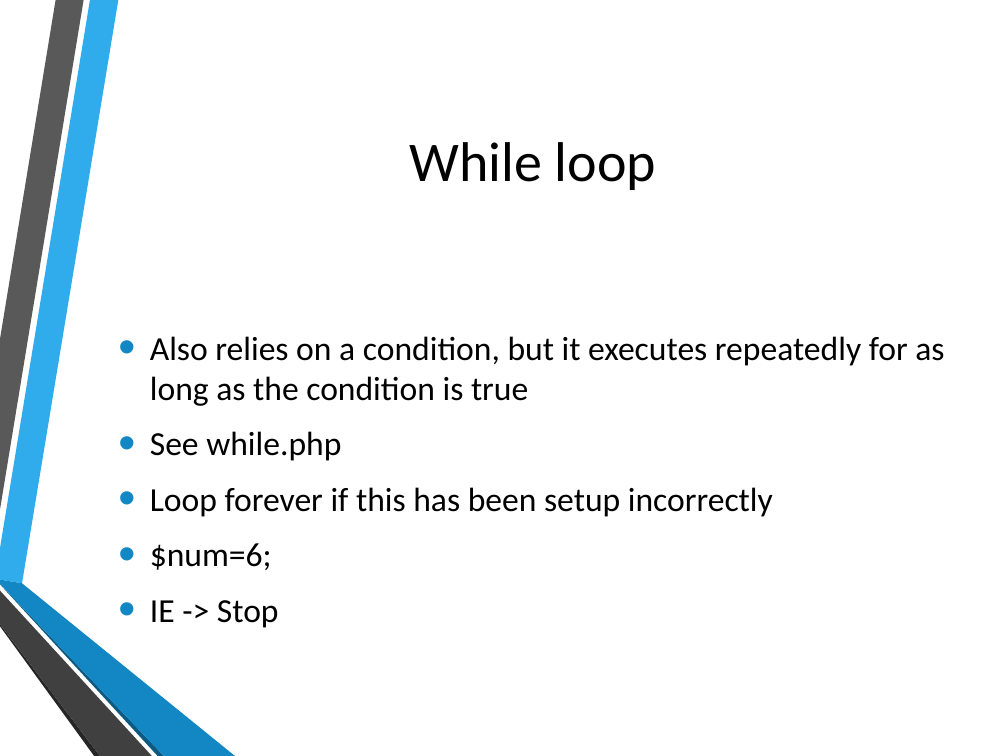
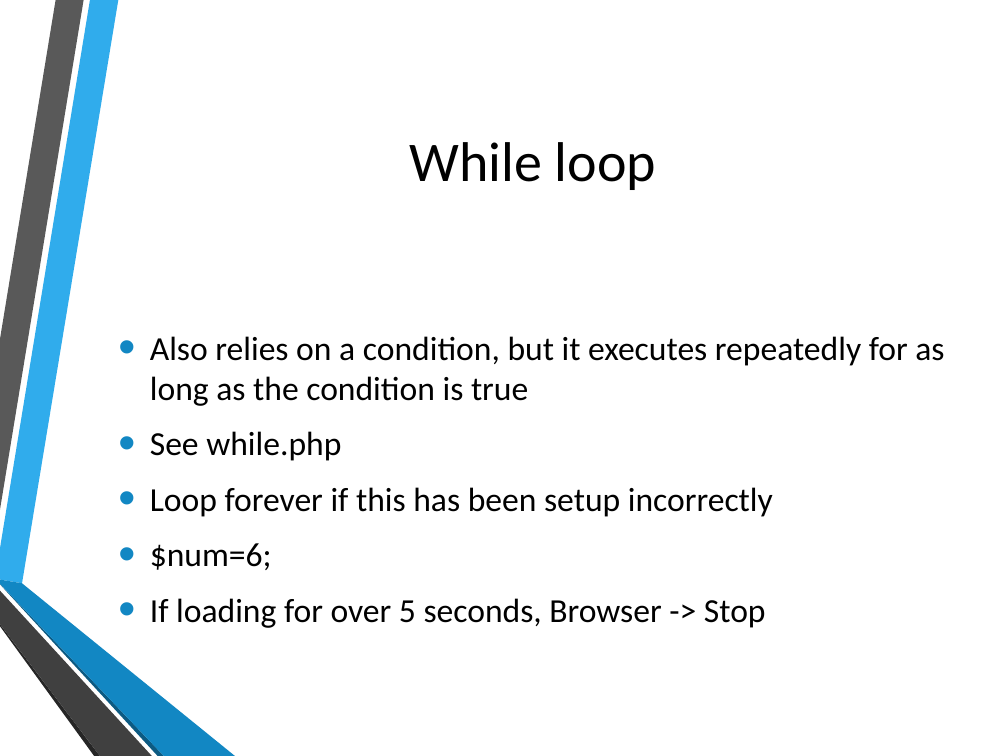
Before and after one commit to hatted/fevaworks-php, a slide deck: slide 32 of php-fw2/lesson2.pptx (slide 29 before the commit). Drawn at 1008x756 pixels with LibreOffice and Linux fonts; fonts in the diff are those of the drawing; background and template pictures are left out. Boxes give left, top, right and bottom in pixels: in the first picture for what was removed or moved away, otherwise in the second. Text is boxed around its words. In the diff, an @@ line names an element or a change of style, - is before the commit and + after.

Commit message:
ppt

```diff
--- a/php-fw2/lesson2.pptx
+++ b/php-fw2/lesson2.pptx
@@ text at bbox=[150, 598, 766, 628]: text changed @@
-• IE -> Stop
+• If loading for over 5 seconds, Browser -> Stop
```
Also in this commit, not shown: 1 other slide changed, 3 slides added, 1 other file.
